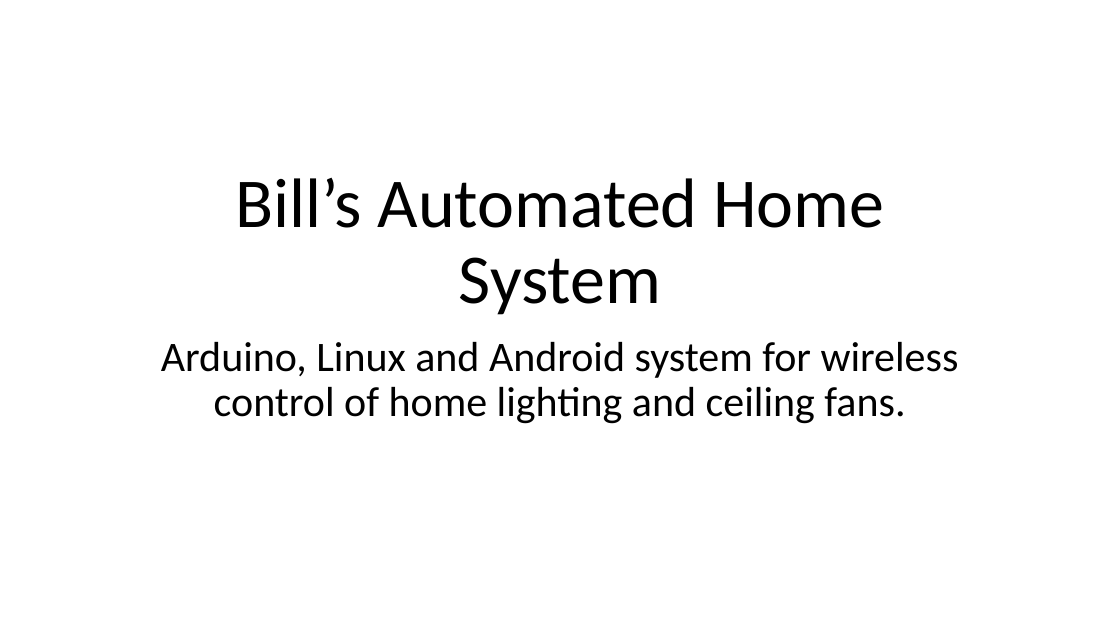
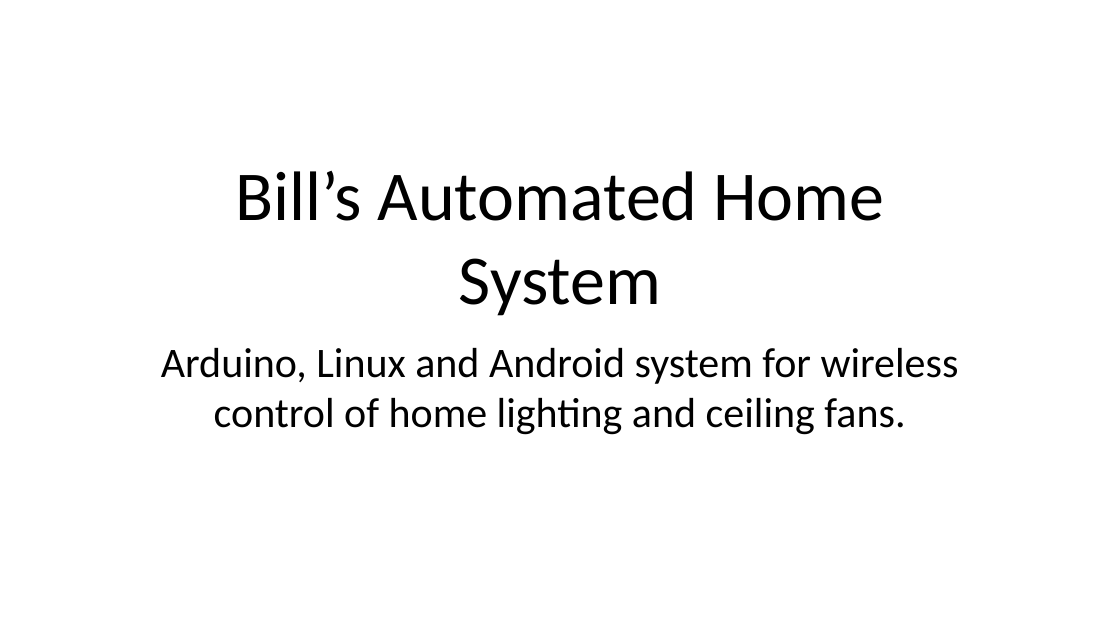
Before and after one commit to amigabill/jhu_EN525.743, a slide deck: slide 1 of Docs/pdr_wtoner_2015fall.pptx. Drawn at 1120x630 pixels with LibreOffice and Linux fonts; fonts in the diff are those of the drawing. Boxes give left, top, right and bottom in pixels: in the first picture for what was removed or moved away, otherwise in the second. Text is boxed around its words. In the diff, an @@ line names an element or a change of style, - is before the commit and + after.

```diff
--- a/Docs/pdr_wtoner_2015fall.pptx
+++ b/Docs/pdr_wtoner_2015fall.pptx
@@ text "Bill’s Automated Home System" at (235,170,884,316): line spacing 0.9 to 1 @@
@@ text "Arduino, Linux and Android system ..." at (161,348,959,435): line spacing 0.9 to 1; less space between paragraphs @@
```
Also in this commit, not shown: 6 other slides changed, 5 slides added.
